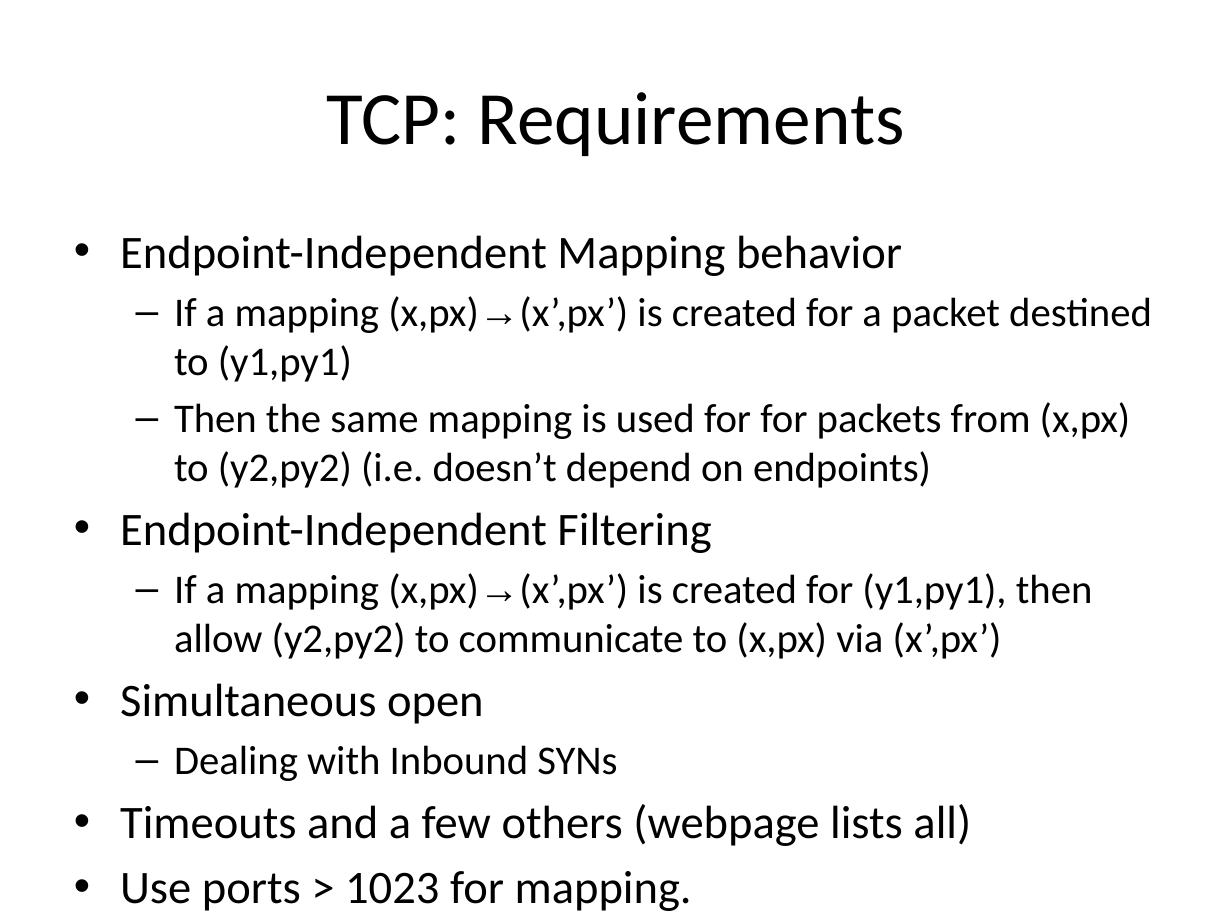
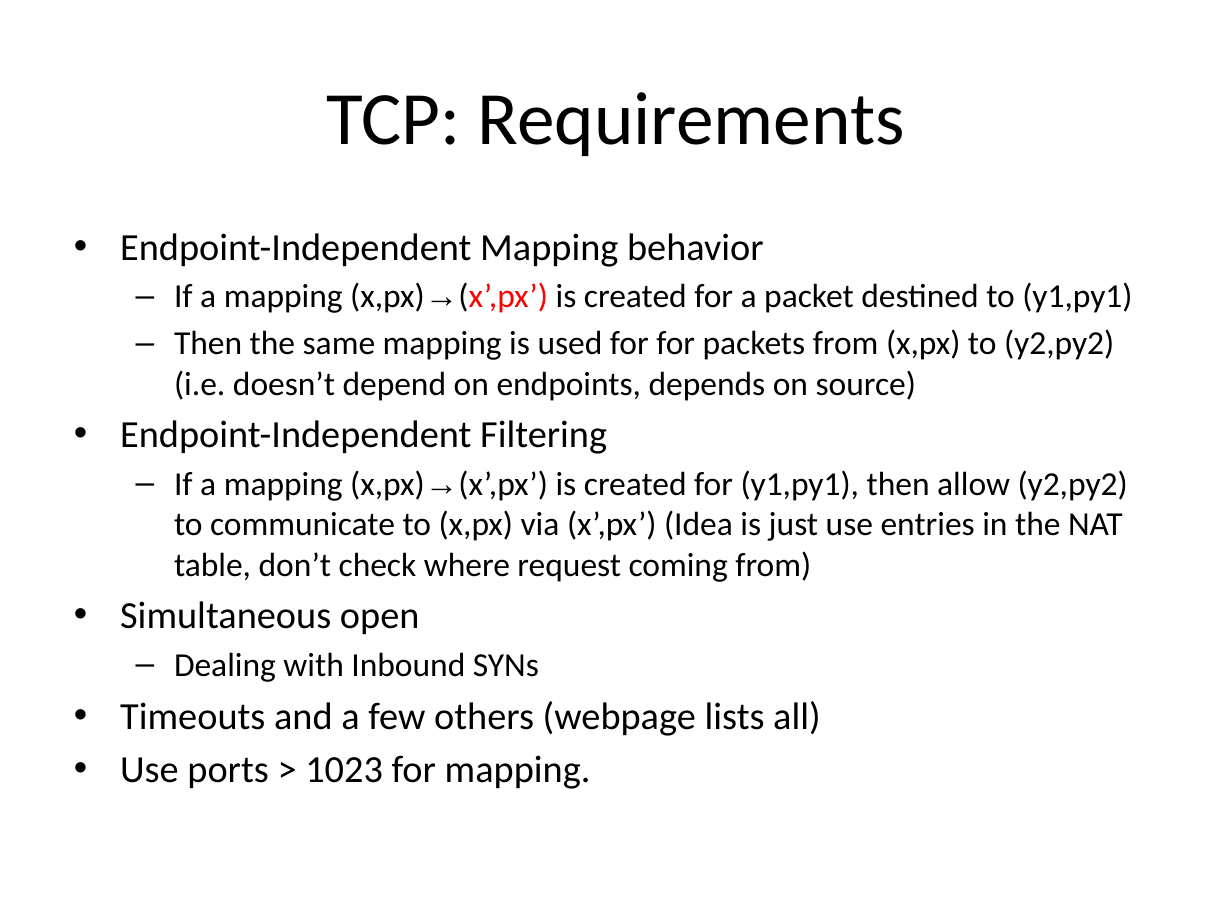
Before and after one commit to tt6746690/Courses, a slide deck: slide 16 of CSC458/lecture/w7/H15--CSC458--Tutorial-JL.pptx. Drawn at 1232x924 pixels with LibreOffice and Linux fonts; fonts in the diff are those of the drawing. Boxes give left, top, right and bottom in pixels: in the first picture for what was removed or moved away, otherwise in the second. Text is boxed around its words. In the diff, an @@ line names an element or a change of style, - is before the commit and + after.

```diff
--- a/CSC458/lecture/w7/H15--CSC458--Tutorial-JL.pptx
+++ b/CSC458/lecture/w7/H15--CSC458--Tutorial-JL.pptx
@@ text at <box>120,233,1132,789</box>: size 27.2 to 22.4 pt in "Endpoint-Independent Mapping behavior", "Endpoint-Independent Filtering", "Simultaneous open", "Timeouts and a few others (webpage lists ..." and 1 more places; size 23.8 to 19.6 pt in "If a mapping (x,px)→(x’,px’) is created for ...", "Dealing with Inbound SYNs"; text colour #000000 to #FF0000 in "(x,px)→(x’,px’)" @@
@@ text at <box>174,329,1114,401</box>: text changed; size 23.8 to 19.6 pt @@
-  – Then the same mapping is used for for packets from (x,px) to (y2,py2) (i.e. doesn’t depend on endpoints)
+  – Then the same mapping is used for for packets from (x,px) to (y2,py2) (i.e. doesn’t depend on endpoints, depends on source)
@@ text at <box>174,470,1128,582</box>: text changed; size 23.8 to 19.6 pt @@
-  – If a mapping (x,px)→(x’,px’) is created for (y1,py1), then allow (y2,py2) to communicate to (x,px) via (x’,px’)
+  – If a mapping (x,px)→(x’,px’) is created for (y1,py1), then allow (y2,py2) to communicate to (x,px) via (x’,px’) (Idea is just use entries in the NAT table, don’t check where request coming from)
```
Also in this commit, not shown: 4 other slides changed, 23 other files.
